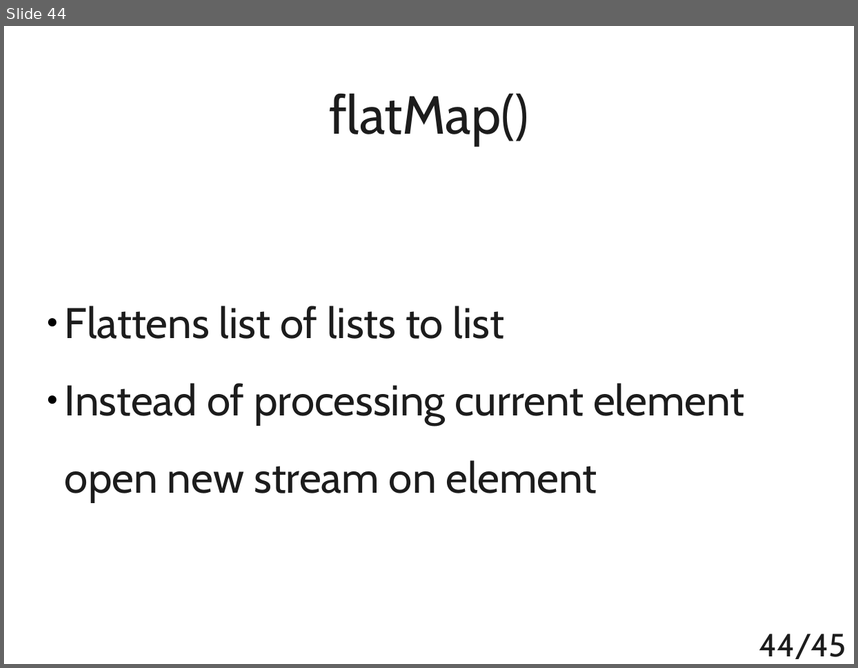
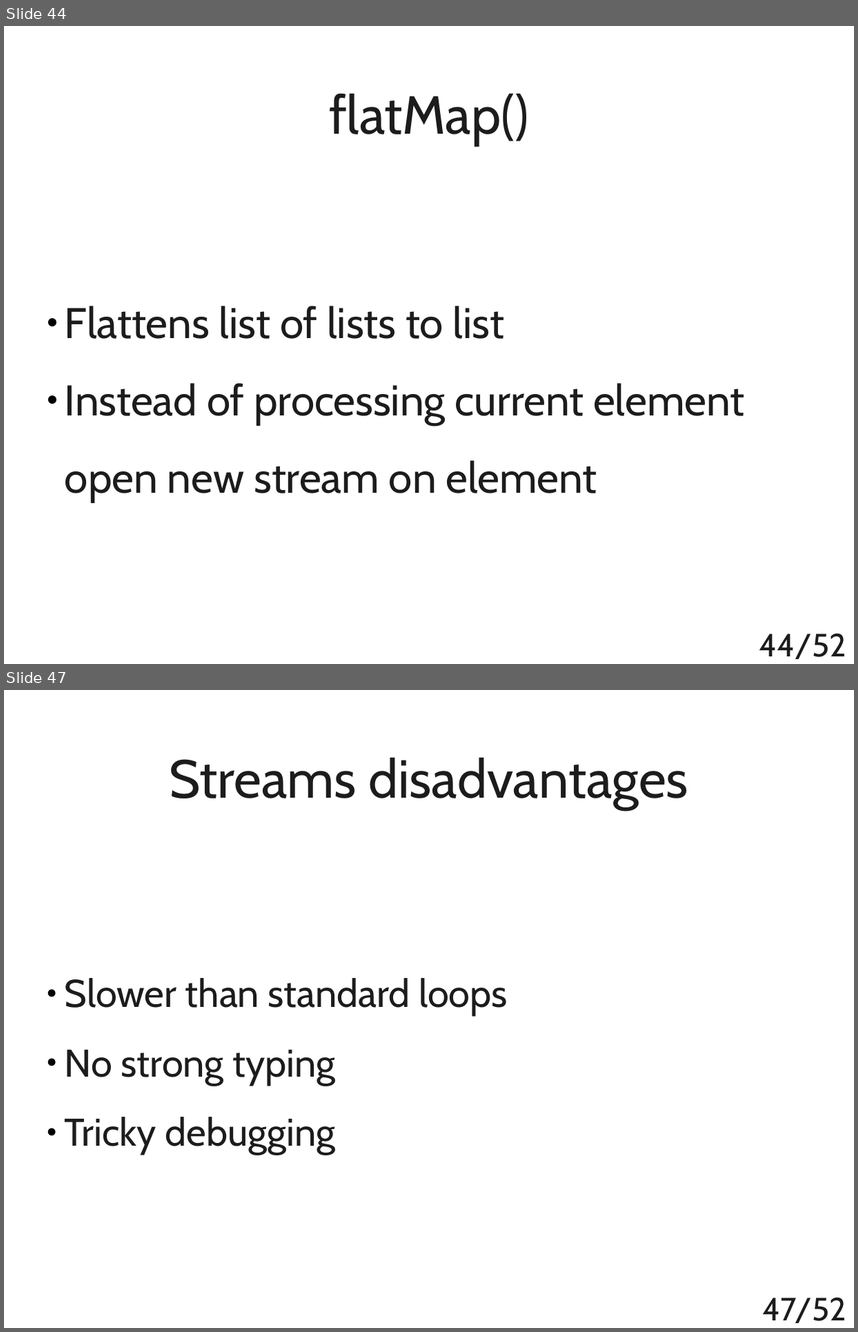
Before and after one commit to t4upl/java-streams-workshop, a slide deck: src/main/resources/editables/presentation.odp. Shown one above the other, each under a label of ours: slide 44 before the commit, slides 44 and 47 after it; the slides between them are not shown. The pictures are 858x668 and 858x1332 pixels, drawn with LibreOffice and Linux fonts; fonts in the diff are those of the drawing. Boxes give left, top, right and bottom in pixels: in the first picture for what was removed or moved away, otherwise in the second. Text is boxed around its words. In the diff, an @@ line names an element or a change of style, - is before the commit and + after.

```diff
--- a/src/main/resources/editables/presentation.odp
+++ b/src/main/resources/editables/presentation.odp
@@ slide 47 added at (4,690,854,1328), background #FFFFFF @@
@@ title added at (169,757,688,809), 50 pt, text #1C1C1C @@
+Streams disadvantages
@@ subtitle added at (65,978,508,1154), 36 pt, text #1C1C1C @@
+● Slower than standard loops
+● No strong typing
+● Tricky debugging
@@ page number added at (763,1297,846,1323), 30 pt, text #1C1C1C @@
+47/52
@@ page number at (759,633,846,659): text changed @@
-44/45
+44/52
```
Also in this commit, not shown: 1 slide changed, 7 other slides added, 1 slide removed, 6 other files.
